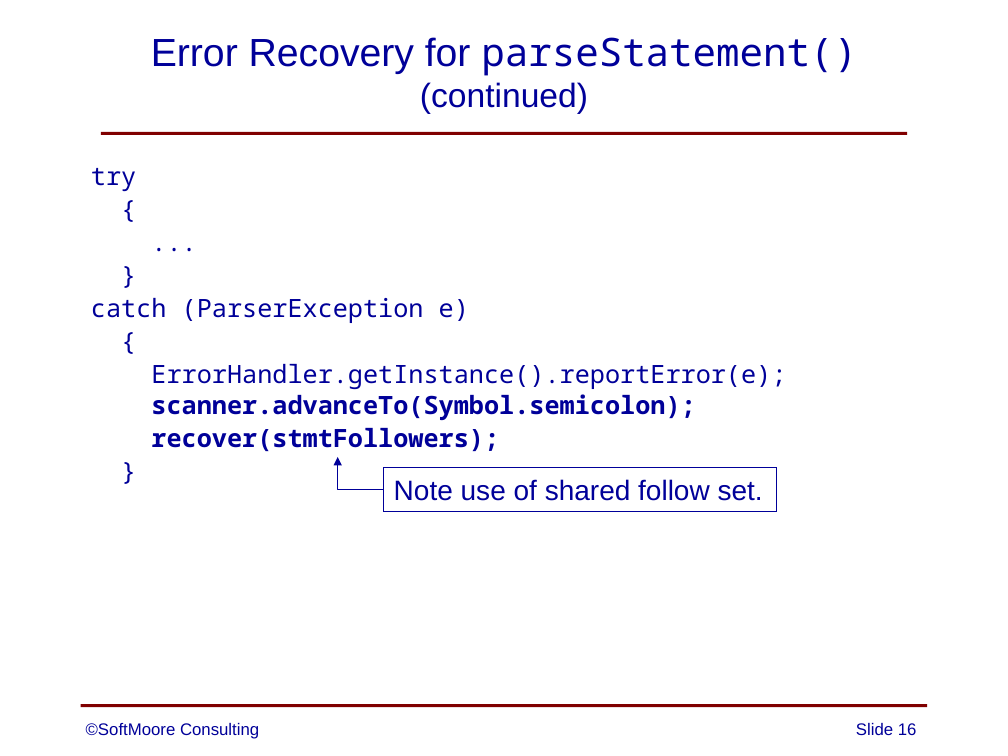
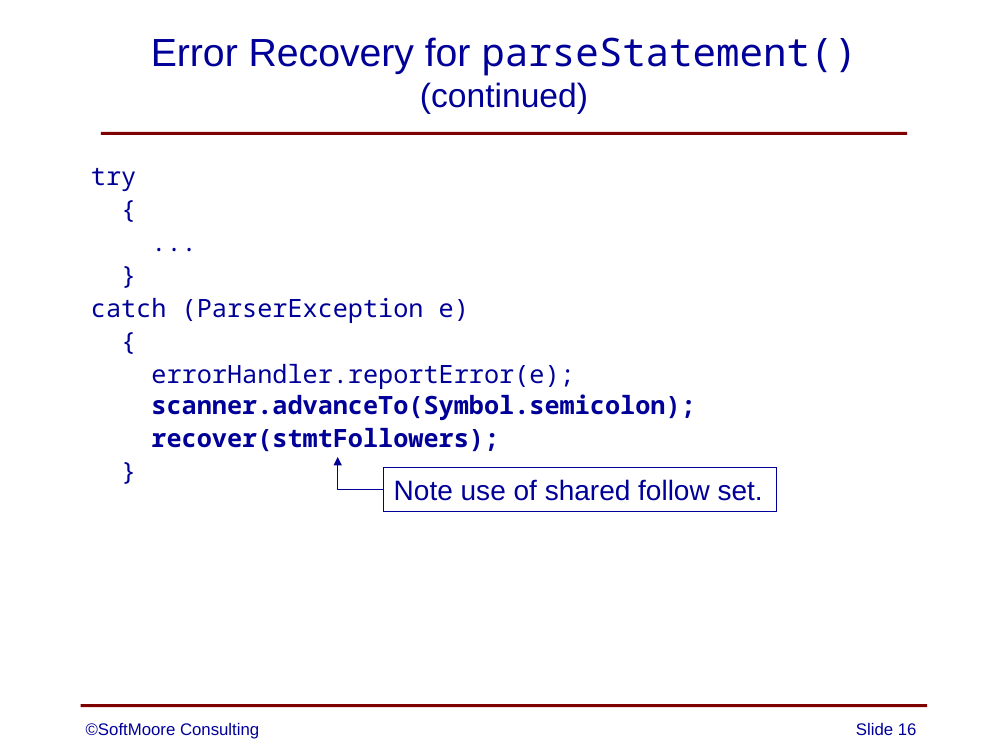
Before and after one commit to SoftMoore/CPRL-Java-3rd, a slide deck: slide 16 of PowerPoints/07 - Error Handling.pptx. Drawn at 1008x756 pixels with LibreOffice and Linux fonts; fonts in the diff are those of the drawing. Boxes give left, top, right and bottom in pixels: in the first picture for what was removed or moved away, otherwise in the second. Text is boxed around its words. In the diff, an @@ line names an element or a change of style, - is before the commit and + after.

```diff
--- a/PowerPoints/07 - Error Handling.pptx
+++ b/PowerPoints/07 - Error Handling.pptx
@@ text at (151,364,695,420): text changed; bold on @@
-ErrorHandler.getInstance().reportError(e);
-scanner.advanceTo(Symbol.semicolon);
+errorHandler.reportError(e);
+scanner.advanceTo(Symbol.semicolon);
```
Also in this commit, not shown: 2 other slides changed, 2 other files.
